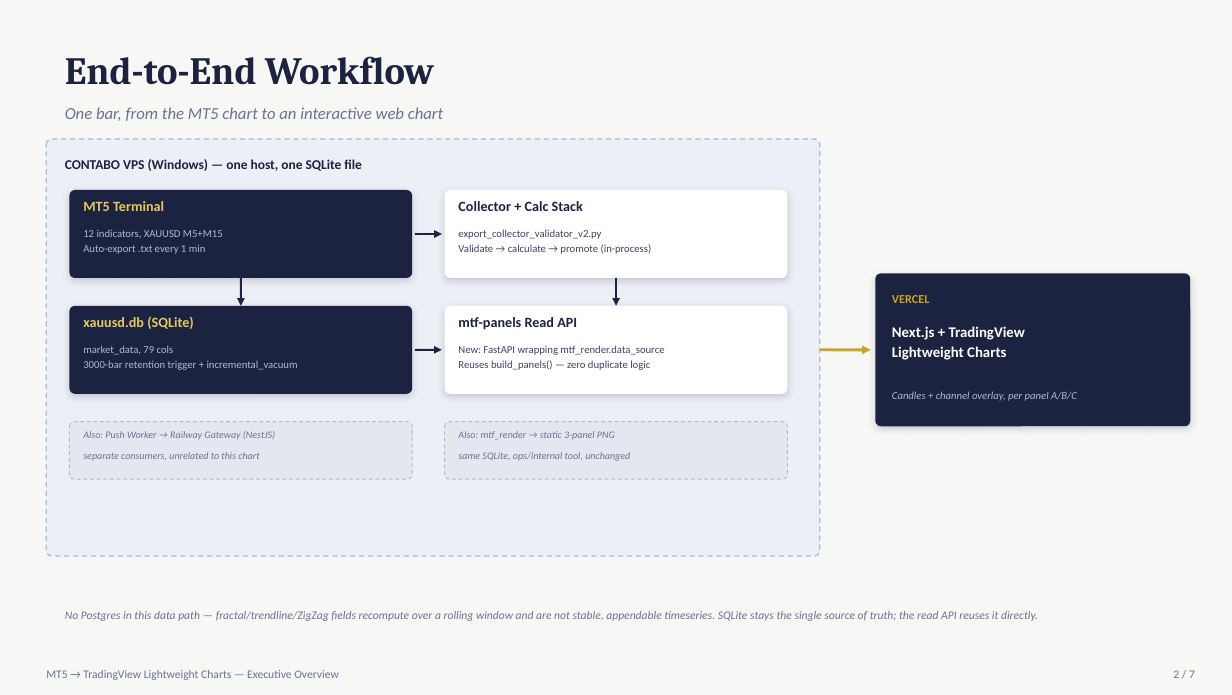
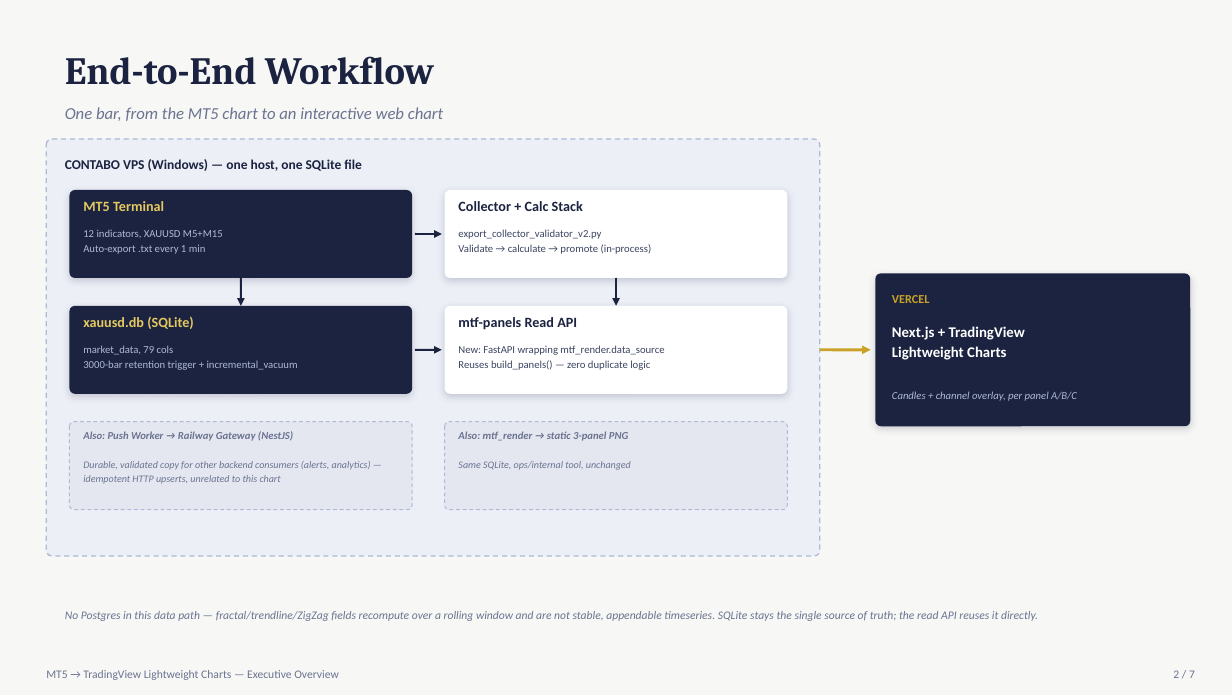
Before and after one commit to ripper7375/trading-alerts-saas-public, a slide deck: slide 2 of backend-stack-c/1_EA-and-backfill-worker-on-contabo-vps/MT5_to_LightweightCharts_Workflow.pptx. Drawn at 1232x695 pixels with LibreOffice and Linux fonts; fonts in the diff are those of the drawing. Boxes give left, top, right and bottom in pixels: in the first picture for what was removed or moved away, otherwise in the second. Text is boxed around its words. In the diff, an @@ line names an element or a change of style, - is before the commit and + after.

```diff
--- a/backend-stack-c/1_EA-and-backfill-worker-on-contabo-vps/MT5_to_LightweightCharts_Workflow.pptx
+++ b/backend-stack-c/1_EA-and-backfill-worker-on-contabo-vps/MT5_to_LightweightCharts_Workflow.pptx
@@ rounded rectangle: place and size @@
-rounded rectangle at bbox=[69, 421, 412, 479]
+rounded rectangle at bbox=[69, 421, 412, 509]
@@ rounded rectangle at bbox=[69, 421, 412, 509]: proportions changed @@
@@ text "Also: Push Worker → Railway ..." at bbox=[83, 431, 293, 441]: size 7.8 to 8.3 pt, bold on; line spacing 1.15 to 1 @@
@@ rounded rectangle at bbox=[445, 421, 787, 509]: proportions changed @@
@@ rounded rectangle: place and size @@
-rounded rectangle at bbox=[445, 421, 787, 479]
+rounded rectangle at bbox=[445, 421, 787, 509]
@@ text "Also: mtf_render → static 3-panel ..." at bbox=[458, 431, 628, 441]: size 7.8 to 8.3 pt, bold on; line spacing 1.15 to 1 @@
@@ text at bbox=[83, 461, 371, 484]: text changed @@
-separate consumers, unrelated to this chart
+Durable, validated copy for other backend consumers (alerts, analytics) — idempotent HTTP upserts, unrelated to this chart
@@ text at bbox=[458, 461, 631, 470]: text changed @@
-same SQLite, ops/internal tool, unchanged
+Same SQLite, ops/internal tool, unchanged
```
Also in this commit, not shown: 2 other slides changed, 2 other files.
